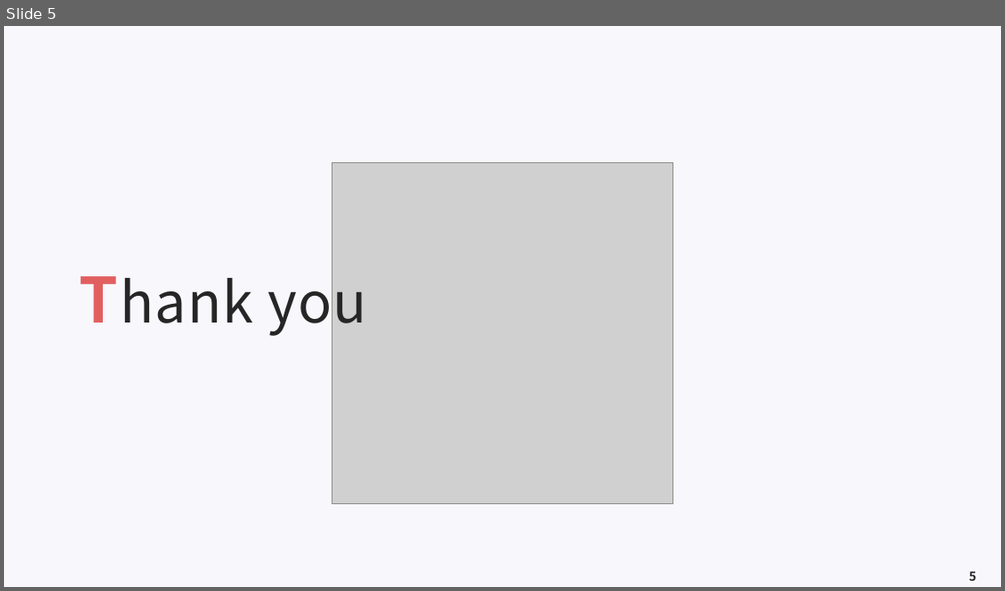
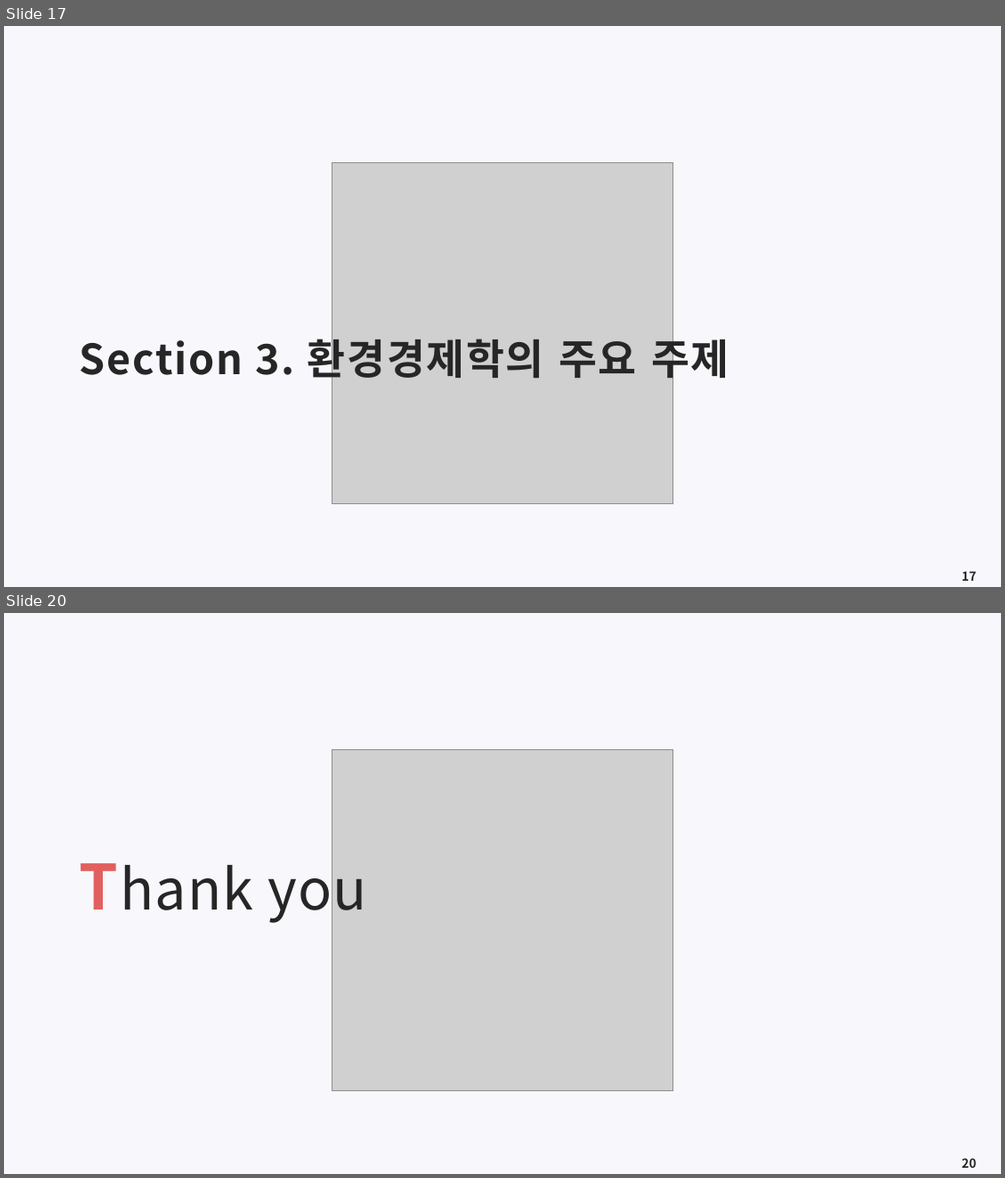
Before and after one commit to meandthey/Teaching, a slide deck: 환경경제학/2026-1/환경경제학_0_OT.pptx. Shown one above the other, each under a label of ours: slide 5 before the commit, slides 17 and 20 after it; the slides between them are not shown. The pictures are 1005x591 and 1005x1178 pixels, drawn with LibreOffice and Linux fonts; fonts in the diff are those of the drawing; grey boxes stand for pictures. Boxes give left, top, right and bottom in pixels: in the first picture for what was removed or moved away, otherwise in the second. Text is boxed around its words. In the diff, an @@ line names an element or a change of style, - is before the commit and + after.

```diff
--- a/환경경제학/2026-1/환경경제학_0_OT.pptx
+++ b/환경경제학/2026-1/환경경제학_0_OT.pptx
@@ slide 17 added at (4,26,1001,587), background #F8F7FC @@
@@ picture added at (332,163,673,504) @@
@@ title added at (80,331,729,385), 40 pt, text #262626, bold @@
+Section 3. 환경경제학의 주요 주제
@@ page number added at (962,571,976,580), 12 pt, text #262626, bold @@
+17
@@ what was slide 5 is now slide 20 @@
@@ page number at (962,1158,976,1167): text changed @@
-5
+20
```
Also in this commit, not shown: 14 other slides added, 5 other files.
